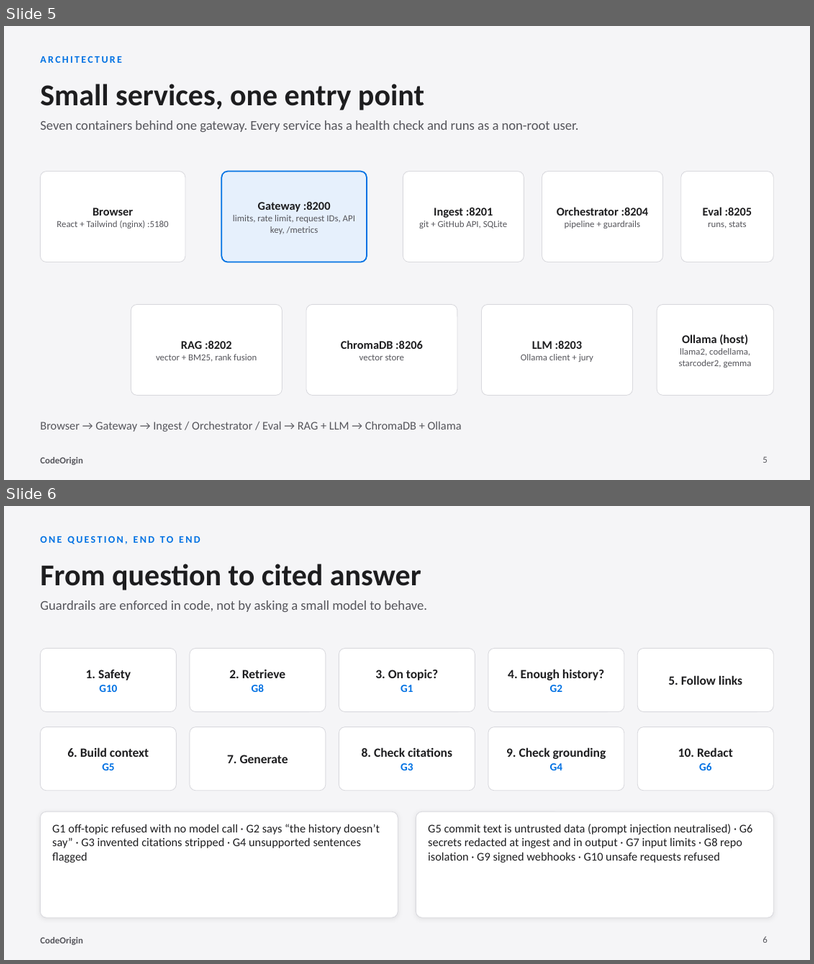
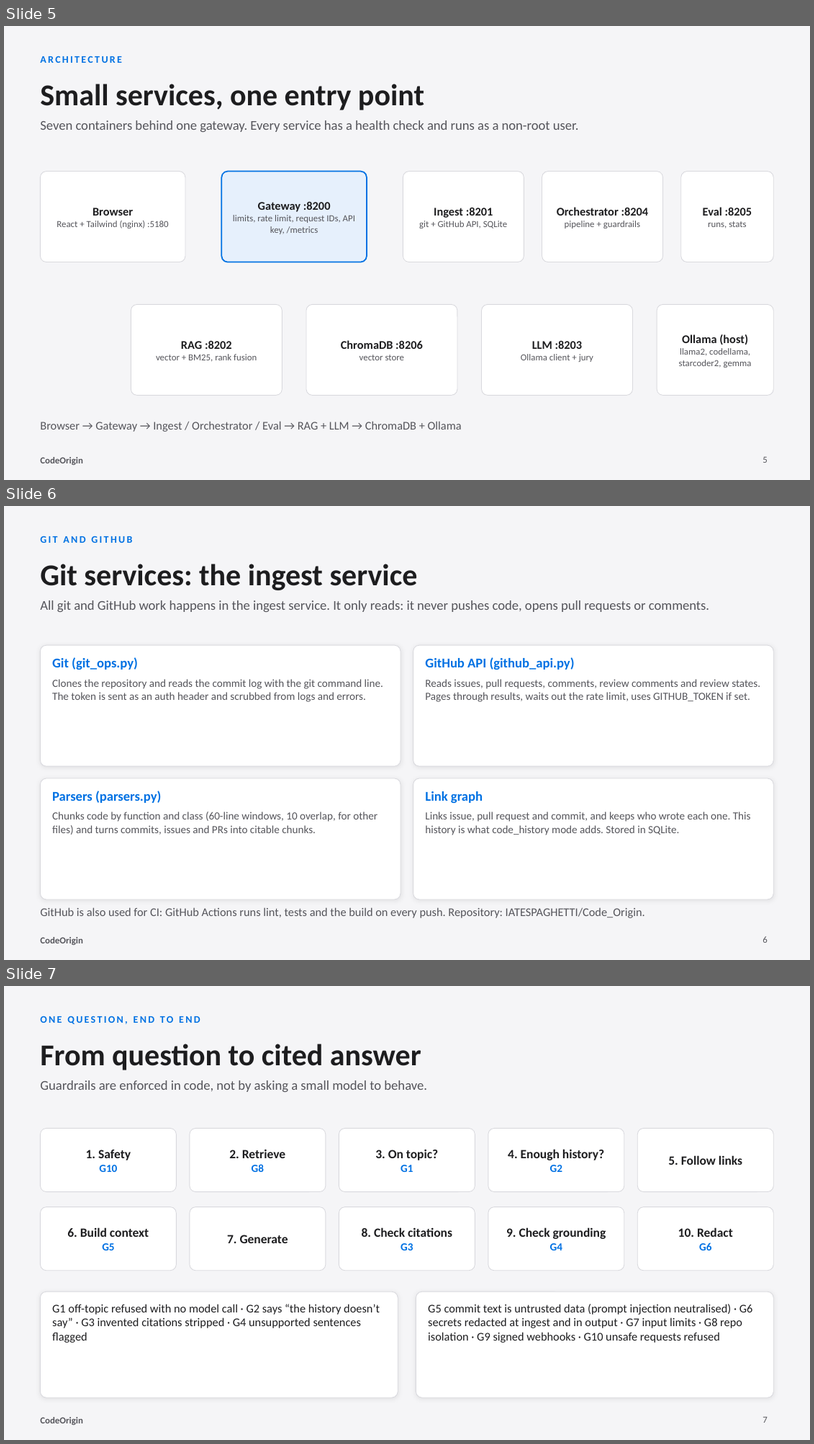
Before and after one commit to IATESPAGHETTI/Code_Origin, a slide deck: docs/CodeOrigin_presentation.pptx. Shown one above the other, each under a label of ours: slides 5 and 6 before the commit, slides 5, 6 and 7 after it. The pictures are 814x964 and 814x1444 pixels, drawn with LibreOffice and Linux fonts; fonts in the diff are those of the drawing. Boxes give left, top, right and bottom in pixels: in the first picture for what was removed or moved away, otherwise in the second. Text is boxed around its words. In the diff, an @@ line names an element or a change of style, - is before the commit and + after.

```diff
--- a/docs/CodeOrigin_presentation.pptx
+++ b/docs/CodeOrigin_presentation.pptx
@@ slide 6 added at (4, 506, 810, 960), background #F5F5F7; not listed: 1 template element that a slide beside it also shows @@
@@ text added at (40, 536, 132, 543), 12 pt, text #0071E3, bold @@
+GIT AND GITHUB
@@ text added at (40, 564, 418, 590), 36 pt, text #1D1D1F, bold @@
+Git services: the ingest service
@@ text added at (40, 600, 710, 612), 16 pt, text #55555B @@
+All git and GitHub work happens in the ingest service. It only reads: it never pushes code, opens pull requests or comments.
@@ rounded rectangle added at (40, 645, 401, 766), fill #FFFFFF, outline #D9D9DE 0.75 pt @@
@@ rounded rectangle added at (414, 645, 774, 766), fill #FFFFFF, outline #D9D9DE 0.75 pt @@
@@ text added at (52, 657, 138, 669), 16 pt, text #0071E3, bold @@
+Git (git_ops.py)
@@ text added at (425, 657, 575, 669), 16 pt, text #0071E3, bold @@
+GitHub API (github_api.py)
@@ text added at (52, 679, 383, 702), 13 pt, text #55555B @@
+Clones the repository and reads the commit log with the git command line. The token is sent as an auth header and scrubbed from logs and errors.
@@ text added at (425, 679, 761, 702), 13 pt, text #55555B @@
+Reads issues, pull requests, comments, review comments and review states. Pages through results, waits out the rate limit, uses GITHUB_TOKEN if set.
@@ rounded rectangle added at (40, 778, 401, 899), fill #FFFFFF, outline #D9D9DE 0.75 pt @@
@@ rounded rectangle added at (414, 778, 774, 899), fill #FFFFFF, outline #D9D9DE 0.75 pt @@
@@ text added at (52, 790, 161, 803), 16 pt, text #0071E3, bold @@
+Parsers (parsers.py)
@@ text added at (425, 791, 483, 803), 16 pt, text #0071E3, bold @@
+Link graph
@@ text added at (52, 811, 378, 834), 13 pt, text #55555B @@
+Chunks code by function and class (60-line windows, 10 overlap, for other files) and turns commits, issues and PRs into citable chunks.
@@ text added at (425, 811, 751, 835), 13 pt, text #55555B @@
+Links issue, pull request and commit, and keeps who wrote each one. This history is what code_history mode adds. Stored in SQLite.
@@ text added at (40, 907, 646, 918), 14 pt, text #55555B @@
+GitHub is also used for CI: GitHub Actions runs lint, tests and the build on every push. Repository: IATESPAGHETTI/Code_Origin.
@@ page number added at (763, 936, 767, 942), 11 pt, text #55555B @@
+6
@@ what was slide 6 is now slide 7 @@
@@ page number at (763, 1417, 767, 1422): text changed @@
-6
+7
```
Also in this commit, not shown: 1 slide changed, 1 other file.
